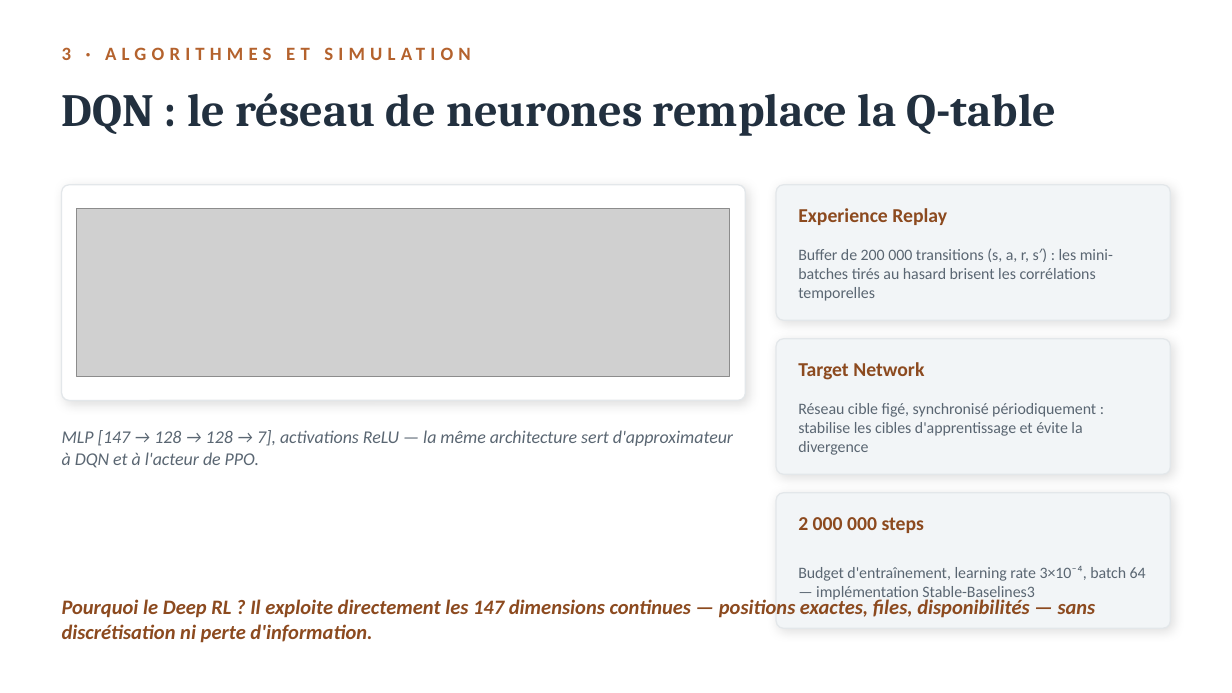
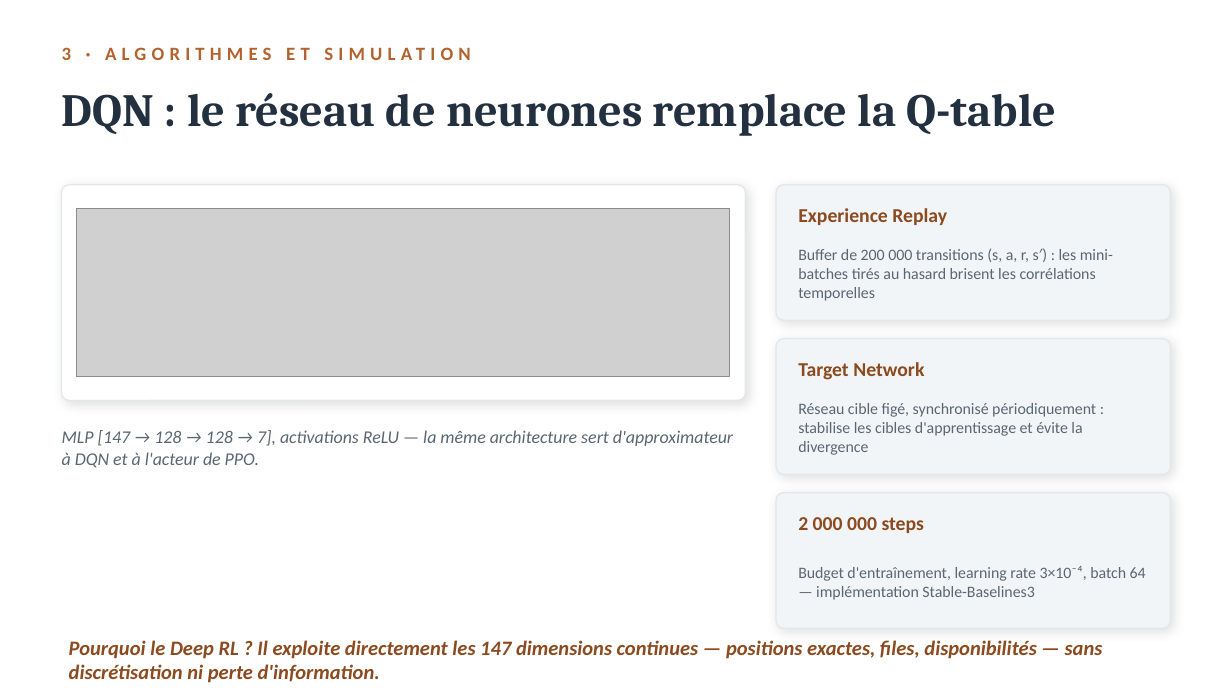
Before and after one commit to Juan-Lucas/memoire-master-rl-logistique, a slide deck: slide 13 of reports/Soutenance_MUPASA_KALUNGA_M2_DataScience.pptx. Drawn at 1232x693 pixels with LibreOffice and Linux fonts; fonts in the diff are those of the drawing; grey boxes stand for pictures. Boxes give left, top, right and bottom in pixels: in the first picture for what was removed or moved away, otherwise in the second. Text is boxed around its words. In the diff, an @@ line names an element or a change of style, - is before the commit and + after.

```diff
--- a/reports/Soutenance_MUPASA_KALUNGA_M2_DataScience.pptx
+++ b/reports/Soutenance_MUPASA_KALUNGA_M2_DataScience.pptx
@@ text "Pourquoi le Deep RL ? ...": place and size @@
-text "Pourquoi le Deep RL ? ..." at [62,597,1096,643]
+text "Pourquoi le Deep RL ? ..." at [69,640,1103,683]
```
Also in this commit, not shown: 6 other slides changed, 1 other file.
